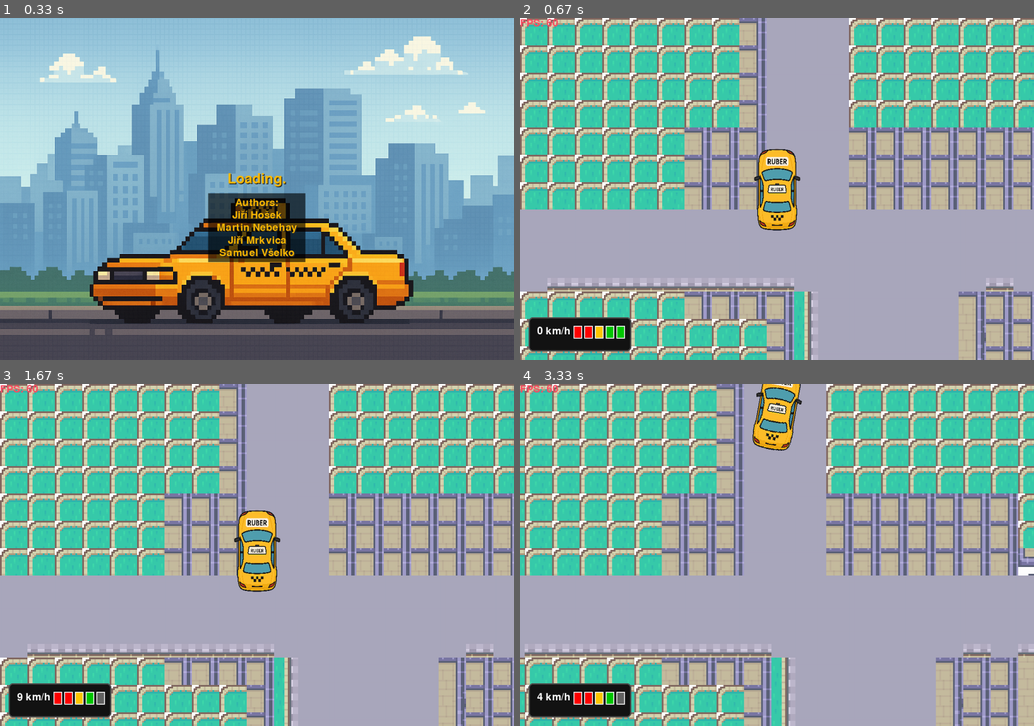
Above: before the commit, frames 1-4 (two rows, left to right).
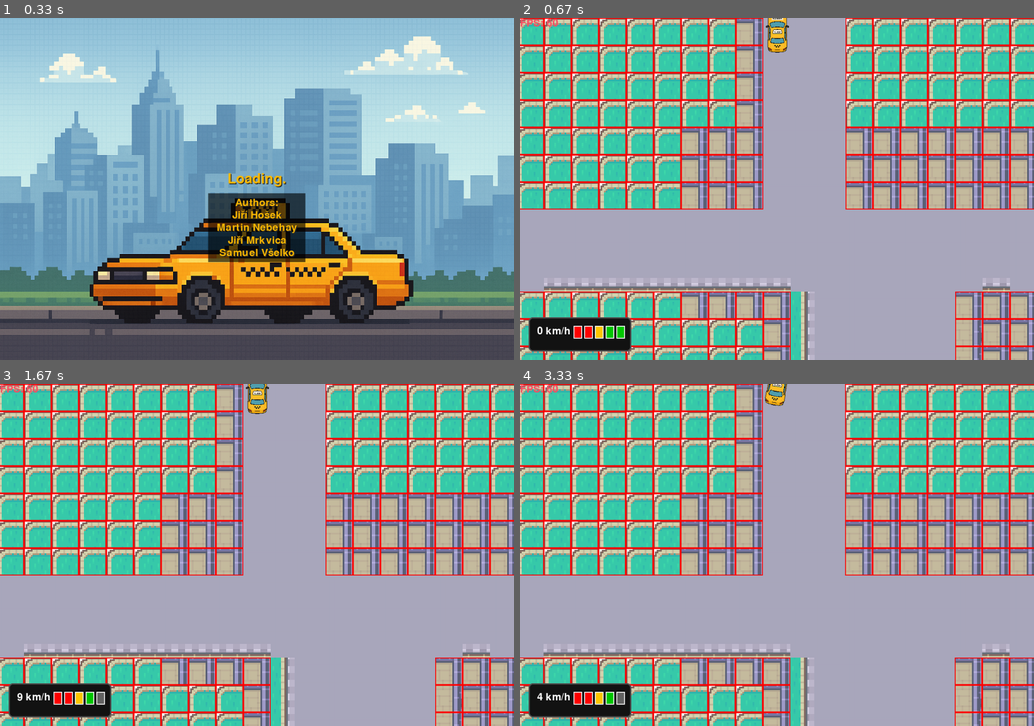
Above: after the commit, the same moments.

Repository: jirihos/UUN-Pygame-workshop
Game: pygame game, started from src/main.py
Same seed, same stepped clock (60 frames per second), same inputs: the game is played once before the commit and once after it.
Inputs (mouse positions are in pixels of both pictures, inside the frame that each line leads up to):
- Up to frame 1 (0.33 s): no input
- Up to frame 2 (0.67 s): click (777, 189) at 0.38 s
- Up to frame 3 (1.67 s): tap X at 0.67 s; hold W from 1.5 s (still down)
- Up to frame 4 (3.33 s): release W at 1.97 s; hold D 2-2.47 s; hold A 2.5-3.03 s; hold S from 3.07 s (still down)

Frame 1 is identical in both runs. In frame 2, 31% of the frame differs, in the area x 0-100%, y 0-100%; in frame 3, 30%; in frame 4, 44%.

Commit message:
Updated Collision v.1

Diff:
--- a/src/car_sprite.py
+++ b/src/car_sprite.py
@@ -2,7 +2,7 @@
 import math
 
 class CarSprite(pygame.sprite.Sprite):
-    def __init__(self, x, y, size=(170, 200)):
+    def __init__(self, x, y, size=(85, 100)):
         super().__init__()
 
         self.original_image = pygame.transform.scale(
@@ -10,6 +10,10 @@
         )
         self.image = self.original_image
         self.rect = self.image.get_rect(center=(x, y))
+
+        self.collision_width = size[0] * 0.0
+        self.collision_height = size[1] * 0.0
+
 
         self.pos = pygame.Vector2(x, y)
         self.angle = 0
@@ -74,17 +78,39 @@
             dx = -math.sin(rad) * self.speed
             dy = -math.cos(rad) * self.speed
 
-            if game.is_walkable(self.pos.x + dx, self.pos.y + dy):
-                self.pos.x += dx
-                self.pos.y += dy
+            new_x = self.pos.x + dx
+            new_y = self.pos.y + dy
 
+            half_width = self.collision_width / 2
+            half_height = self.collision_height / 2
+
+            # Define bounding box collision corners
+            collision_points = [
+                (new_x - half_width, new_y - half_height),
+                (new_x + half_width, new_y - half_height),
+                (new_x - half_width, new_y + half_height),
+                (new_x + half_width, new_y + half_height),
+            ]
+
+            if all(game.is_walkable(px, py) for px, py in collision_points):
+                self.pos.x = new_x
+                self.pos.y = new_y
+            else:
+                # Debug: print which corner caused the block
+                for i, (px, py) in enumerate(collision_points):
+                    if not game.is_walkable(px, py):
+                        print(f"[DEBUG] Collision blocked at corner {i}: ({px:.1f}, {py:.1f})")
+
+        # Update image and screen rect
         self.image = pygame.transform.rotate(self.original_image, self.angle)
         self.rect = self.image.get_rect(center=(self.pos - pygame.Vector2(camera_x, camera_y)))
 
-        # Fuel consumption
+        # Fuel usage
         if abs(self.speed) > 0.1 and self.fuel > 0:
             self.fuel -= 0.005
             self.fuel = max(self.fuel, 0)
+
+
 
     def toggle_handbrake(self):
         if not self.handbrake_engaged:
--- a/src/scenes/game.py
+++ b/src/scenes/game.py
@@ -8,8 +8,6 @@
     def __init__(self, main):
         self.main = main
         self.sprites = pygame.sprite.Group()
-        self.car = CarSprite(self.main.screen.get_width() // 2, self.main.screen.get_height() // 2)
-        self.sprites.add(self.car)
         self.font = pygame.font.SysFont(None, 36)
         self.brake_pressed = False
 
@@ -55,6 +53,18 @@
         self.MAP_WIDTH = len(self.tile_map[0]) * self.tile_size
         self.MAP_HEIGHT = len(self.tile_map) * self.tile_size
 
+        # === Spawn car on first walkable tile ===
+        for y, row in enumerate(self.tile_map):
+            for x, tile_id in enumerate(row):
+                if tile_id in self.WALKABLE_TILES:
+                    start_x = x * self.tile_size + self.tile_size // 2
+                    start_y = y * self.tile_size + self.tile_size // 2
+                    self.car = CarSprite(start_x, start_y)
+                    self.sprites.add(self.car)
+                    break
+            if hasattr(self, 'car'):
+                break
+
     def is_walkable(self, x, y):
         tile_x = int(x) // self.tile_size
         tile_y = int(y) // self.tile_size
@@ -81,12 +91,18 @@
         self.car.update(self, camera_x, camera_y, keys)
 
         screen.fill((255, 255, 255))
+
         for y, row in enumerate(self.tile_map):
             for x, tile_id in enumerate(row):
                 pos = (x * self.tile_size - camera_x, y * self.tile_size - camera_y)
                 tile_img = self.tile_images.get(tile_id)
                 if tile_img:
                     screen.blit(tile_img, pos)
+
+                # === Draw red outline for unwalkable tiles (debug) ===
+                if tile_id not in self.WALKABLE_TILES:
+                    pygame.draw.rect(screen, (255, 0, 0), (*pos, self.tile_size, self.tile_size), 2)
+
         self.sprites.draw(screen)
 
         screen.blit(self.font.render(f"FPS: {self.main.clock.get_fps():.0f}", True, (250, 80, 100)), (0, 0))
@@ -100,11 +116,9 @@
         pygame.draw.rect(self.main.screen, (20, 20, 20), dash_rect, border_radius=10)
         pygame.draw.rect(self.main.screen, (80, 80, 80), dash_rect, 3, border_radius=10)
 
-        # === Speed Display ===
         speed_display = int(abs(self.car.speed * 5))  # scaled up display
         self._draw_text(f"{speed_display} km/h", dash_rect.x + 20, dash_rect.y + 20, (255, 255, 255), size=36)
 
-        # === Fuel Gauge ===
         fuel_level = max(0, min(self.car.fuel, 100))  # clamp to [0,100]
         blocks = 5
         block_width = 20
@@ -114,22 +128,20 @@
         y = dash_rect.y + 20
 
         for i in range(blocks):
-            # Determine fill level
             threshold = (i + 1) * (100 / blocks)
-            color = (100, 100, 100)  # default: empty
+            color = (100, 100, 100)
             if fuel_level >= threshold:
                 if i >= 3:
-                    color = (0, 200, 0)  # green
+                    color = (0, 200, 0)
                 elif i == 2:
-                    color = (255, 200, 0)  # yellow
+                    color = (255, 200, 0)
                 else:
-                    color = (255, 0, 0)  # red
+                    color = (255, 0, 0)
 
             rect = pygame.Rect(start_x + i * (block_width + spacing), y, block_width, block_height)
             pygame.draw.rect(self.main.screen, color, rect)
             pygame.draw.rect(self.main.screen, (255, 255, 255), rect, 2)
 
-        # === Brake & Handbrake Indicators ===
         if self.brake_pressed:
             pygame.draw.rect(self.main.screen, (200, 0, 0), (dash_rect.x + 10, dash_rect.bottom - 25, 80, 20))
             self._draw_text("BRAKE", dash_rect.x + 15, dash_rect.bottom - 24, (0, 0, 0), size=20)
